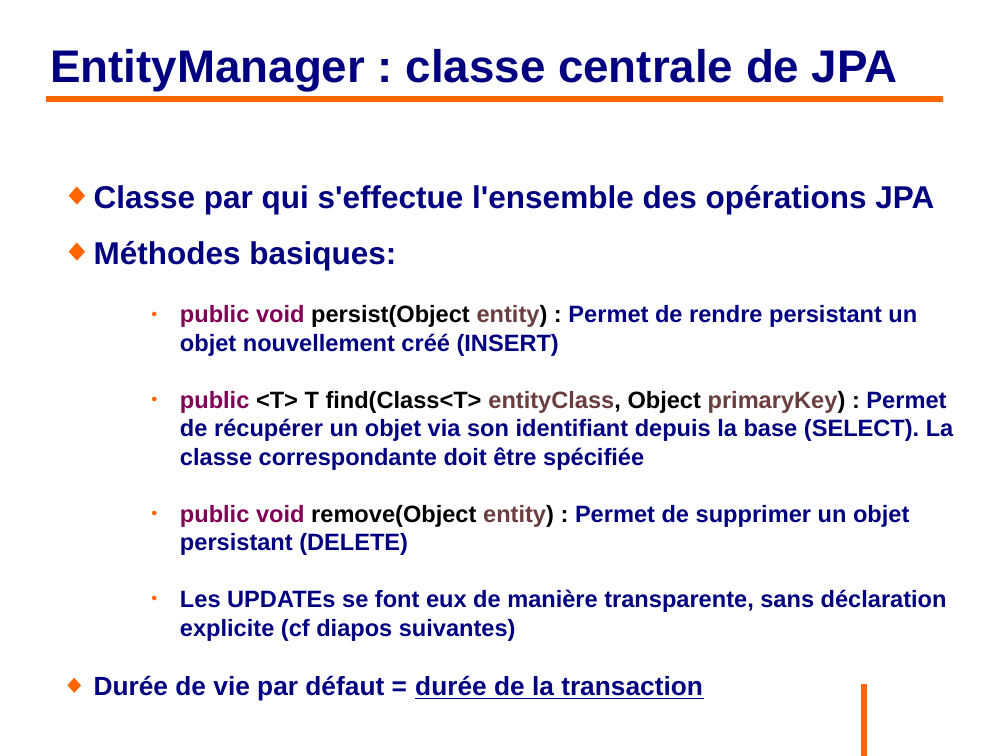
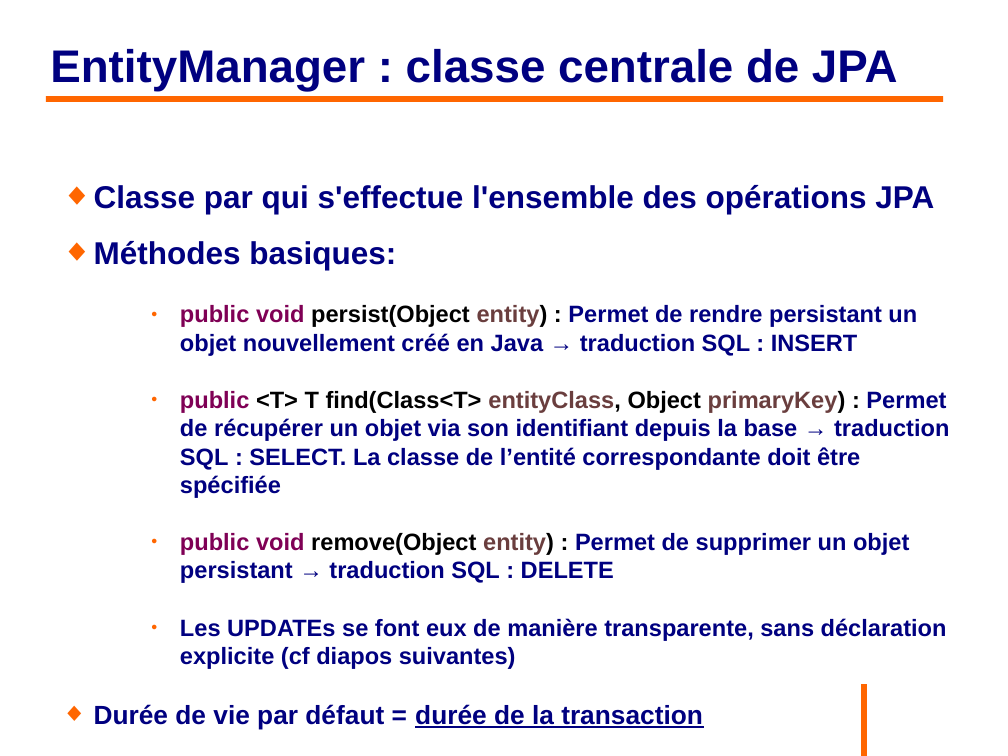
Before and after one commit to philphils/formation-hibernate-basique, a slide deck: slide 44 of Documentation/diapo_formation_hibernate.odp (slide 43 before the commit). Drawn at 1008x756 pixels with LibreOffice and Linux fonts; fonts in the diff are those of the drawing; background and template pictures are left out. Boxes give left, top, right and bottom in pixels: in the first picture for what was removed or moved away, otherwise in the second. Text is boxed around its words. In the diff, an @@ line names an element or a change of style, - is before the commit and + after.

```diff
--- a/Documentation/diapo_formation_hibernate.odp
+++ b/Documentation/diapo_formation_hibernate.odp
@@ text at box(180, 305, 949, 583): text changed @@
-    ● public void persist(Object entity) : Permet de rendre persistant un objet nouvellement créé (INSERT)
-    ● public <T> T find(Class<T> entityClass, Object primaryKey) : Permet de récupérer un objet via son identifiant depuis la base (SELECT). La classe correspondante doit être spécifiée
-    ● public void remove(Object entity) : Permet de supprimer un objet persistant (DELETE)
+    ● public void persist(Object entity) : Permet de rendre persistant un objet nouvellement créé en Java → traduction SQL : INSERT
+    ● public <T> T find(Class<T> entityClass, Object primaryKey) : Permet de récupérer un objet via son identifiant depuis la base → traduction SQL : SELECT. La classe de l’entité correspondante doit être spécifiée
+    ● public void remove(Object entity) : Permet de supprimer un objet persistant → traduction SQL : DELETE
```
Also in this commit, not shown: 25 other slides changed, 1 slide added.
